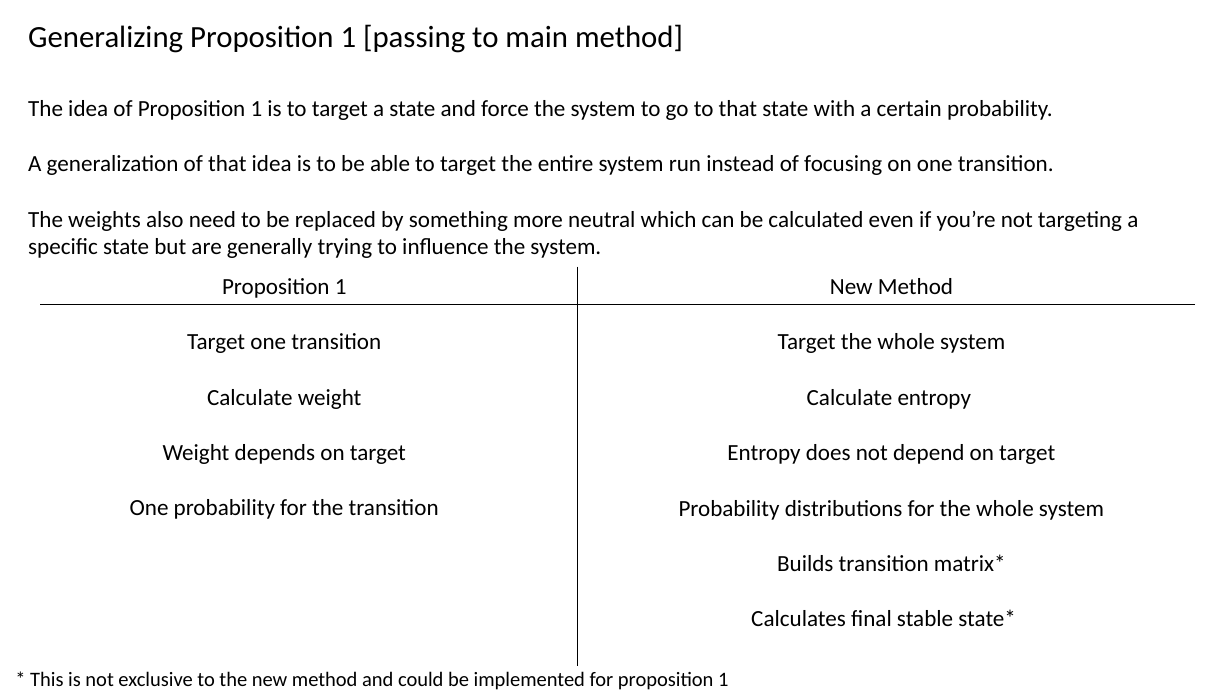
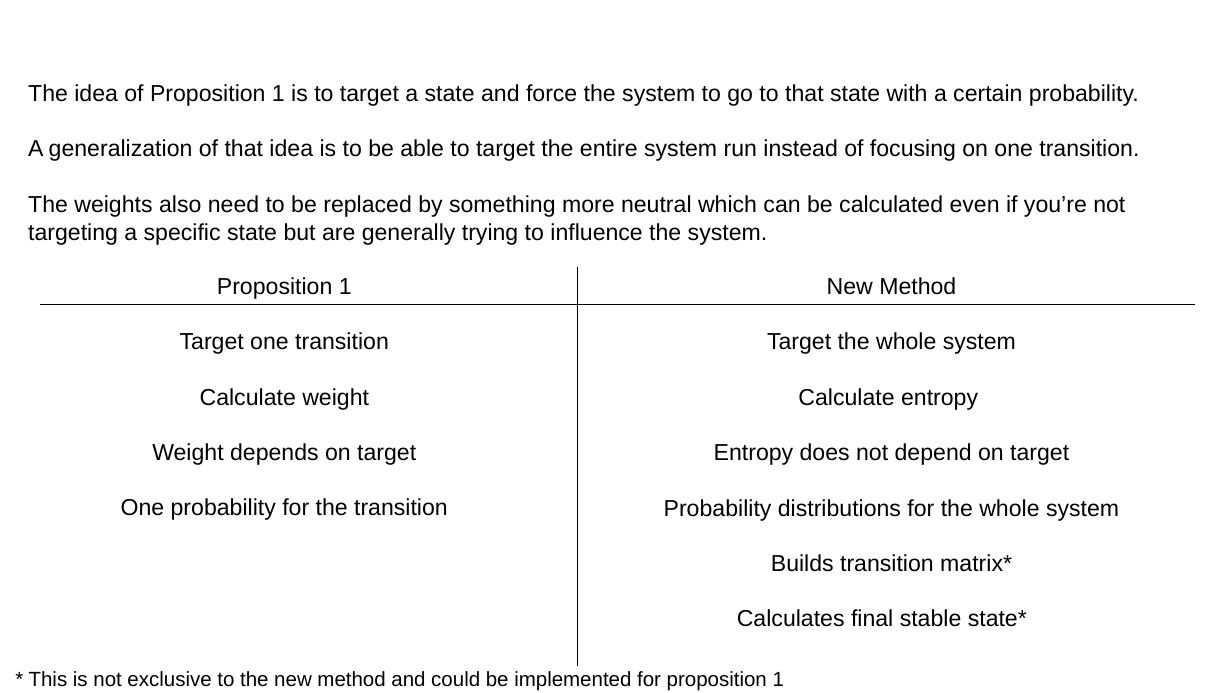
Before and after one commit to cubicle-model-checker/cubicle, a slide deck: slide 10 of mcmc_method.pptx (slide 5 before the commit). Drawn at 1232x693 pixels with LibreOffice and Linux fonts; fonts in the diff are those of the drawing. Boxes give left, top, right and bottom in pixels: in the first picture for what was removed or moved away, otherwise in the second. Text is boxed around its words. In the diff, an @@ line names an element or a change of style, - is before the commit and + after.

```diff
--- a/mcmc_method.pptx
+++ b/mcmc_method.pptx
@@ text removed at [28, 24, 683, 53] @@
-Generalizing Proposition 1 [passing to main method]
@@ font Calibri to Arial in 4 elements at [121, 277, 448, 520], [664, 277, 1119, 627], [29, 671, 784, 691], [28, 84, 1139, 245] @@
@@ text "The idea of Proposition 1 ...": place and size @@
-text "The idea of Proposition 1 ..." at [28, 100, 1138, 258]
+text "The idea of Proposition 1 ..." at [28, 84, 1139, 245]
```
Also in this commit, not shown: 8 other slides changed, 15 slides added, 3 slides removed.
